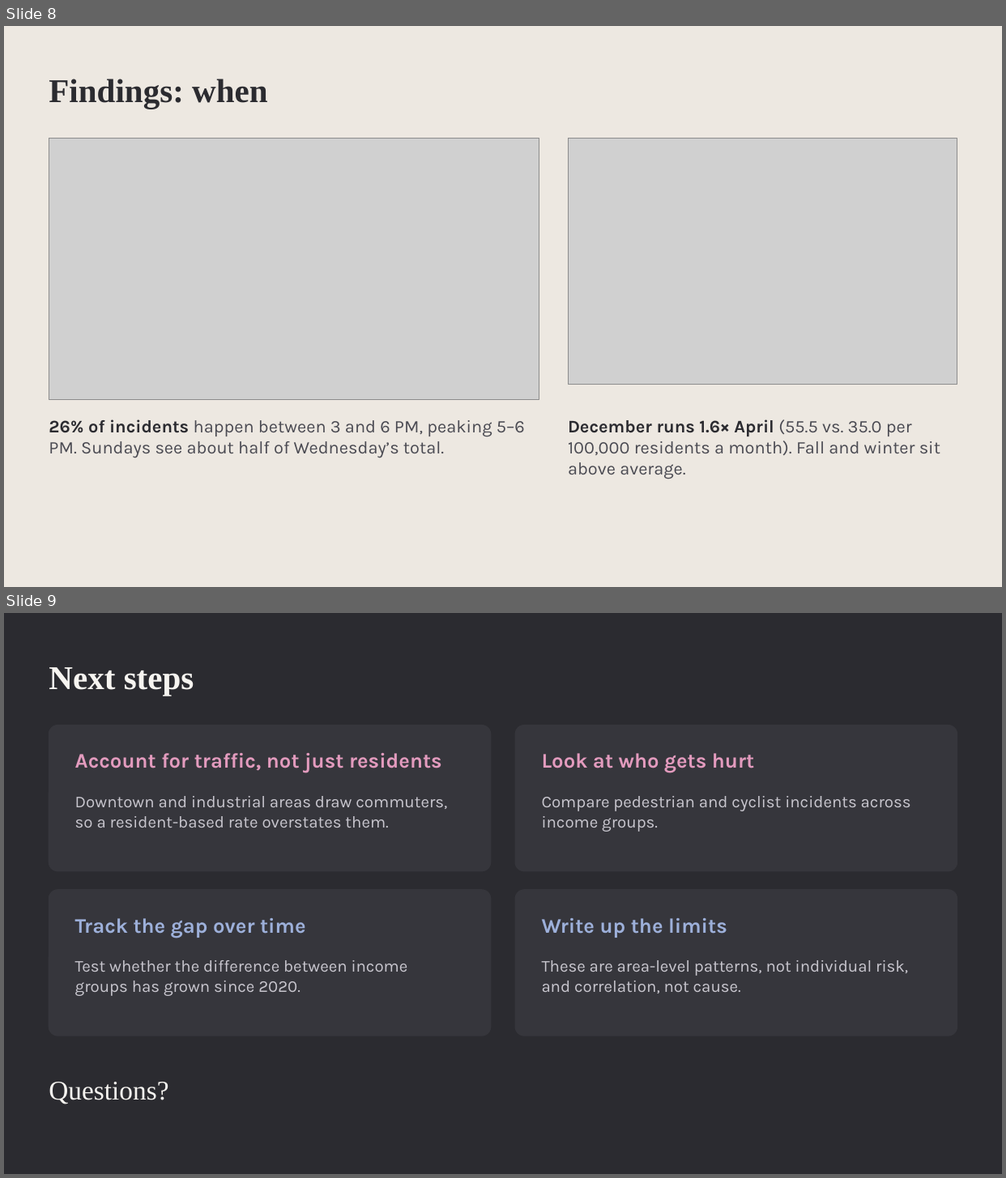
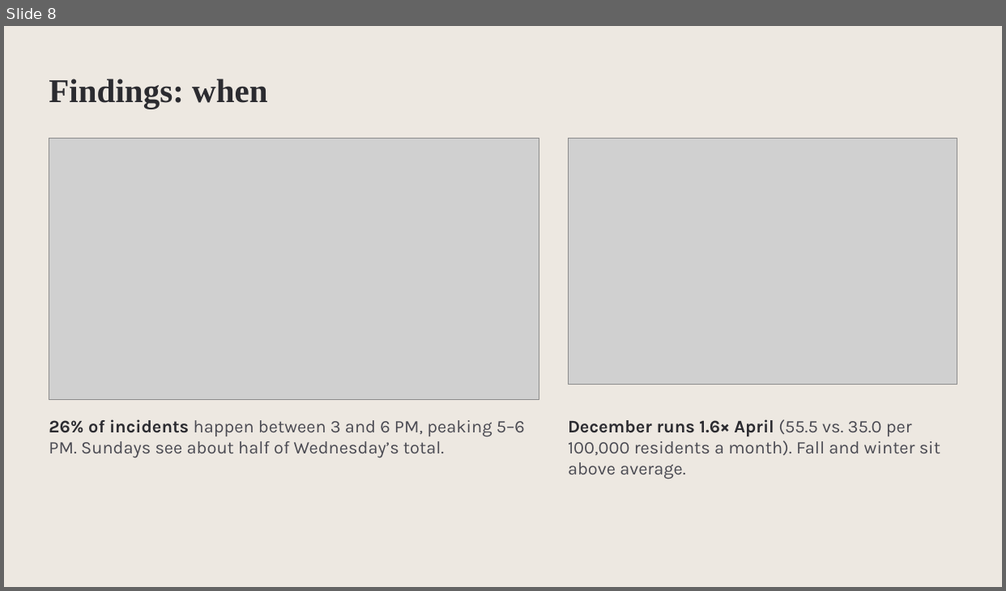
Before and after one commit to AdrianJulve/calgary-traffic-dashboard, a slide deck: Calgary_Traffic_Midpoint.pptx. Shown one above the other, each under a label of ours: slides 8 and 9 before the commit, slide 8 after it. The pictures are 1006x1178 and 1006x591 pixels, drawn with LibreOffice and Linux fonts; fonts in the diff are those of the drawing; grey boxes stand for pictures. Boxes give left, top, right and bottom in pixels: in the first picture for what was removed or moved away, otherwise in the second. Text is boxed around its words. In the diff, an @@ line names an element or a change of style, - is before the commit and + after.

```diff
--- a/Calgary_Traffic_Midpoint.pptx
+++ b/Calgary_Traffic_Midpoint.pptx
@@ slide 9 removed at (x1=4, y1=613, x2=1002, y2=1174), background #2B2B30 @@
@@ title removed at (x1=49, y1=667, x2=194, y2=696) @@
-Next steps
@@ rounded rectangle removed at (x1=49, y1=726, x2=491, y2=871) @@
@@ rounded rectangle removed at (x1=515, y1=726, x2=957, y2=871) @@
@@ text removed at (x1=75, y1=753, x2=442, y2=773) @@
-Account for traffic, not just residents
@@ text removed at (x1=542, y1=753, x2=754, y2=773) @@
-Look at who gets hurt
@@ text removed at (x1=75, y1=796, x2=447, y2=828) @@
-Downtown and industrial areas draw commuters, so a resident-based rate overstates them.
@@ text removed at (x1=542, y1=796, x2=911, y2=832) @@
-Compare pedestrian and cyclist incidents across income groups.
@@ rounded rectangle removed at (x1=49, y1=890, x2=491, y2=1036) @@
@@ rounded rectangle removed at (x1=515, y1=890, x2=957, y2=1036) @@
@@ text removed at (x1=75, y1=918, x2=306, y2=938) @@
-Track the gap over time
@@ text removed at (x1=542, y1=918, x2=727, y2=938) @@
-Write up the limits
@@ text removed at (x1=75, y1=960, x2=408, y2=996) @@
-Test whether the difference between income groups has grown since 2020.
@@ text removed at (x1=542, y1=960, x2=908, y2=994) @@
-These are area-level patterns, not individual risk, and correlation, not cause.
@@ text removed at (x1=49, y1=1082, x2=168, y2=1105) @@
-Questions?
```
Also in this commit, not shown: 3 slides changed, 3 slides added, 2 other slides removed.
